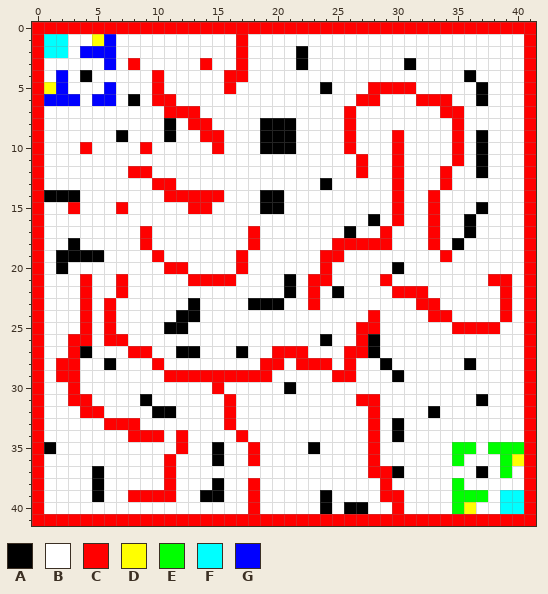
File history of a pixel-art sprite, Maturarbeit android project/app/src/main/res/drawable-nodpi/test_map_3.png. Above, as it was before the edit.
The file is 42x42 pixels. Colours within 5 levels of each other are drawn and written as one.
Palette (. is transparent): A #000000  B #ffffff  C #ff0000  D #ffff00  E #00ff00  F #00ffff  G #0000ff
Pixels before, first column x 0:
 0 CCCCCCCCCCCCCCCCCCCCCCCCCCCCCCCCCCCCCCCCCC
 1 CFFBBDGBBBBBBBBBBCBBBBBBBBBBBBBBBBBBBBBBBC
 2 CFFBGGGBBBBBBBBBBCBBBBABBBBBBBBBBBBBBBBBBC
 3 CBBBBBGBCBBBBBCBBCBBBBABBBBBBBBABBBBBBBBBC
 4 CBGBABBBBBCBBBBBCCBBBBBBBBBBBBBBBBBBABBBBC
 5 CDGBBBGBBBCBBBBBCBBBBBBBABBBCCCCBBBBBABBBC
 6 CGGGBGGBABCCBBBBBBBBBBBBBBBCCBBBCCCBBABBBC
 7 CBBBBBBBBBBCCCBBBBBBBBBBBBCBBBBBBBCCBBBBBC
 8 CBBBBBBBBBBABCCBBBBAAABBBBCBBBBBBBBCBBBBBC
 9 CBBBBBBABBBABBCCBBBAAABBBBCBBBCBBBBCBABBBC
10 CBBBCBBBBCBBBBBCBBBAAABBBBCBBBCBBBBCBABBBC
11 CBBBBBBBBBBBBBBBBBBBBBBBBBBCBBCBBBBCBABBBC
12 CBBBBBBBCCBBBBBBBBBBBBBBBBBCBBCBBBCBBABBBC
13 CBBBBBBBBBCCBBBBBBBBBBBBABBBBBCBBBCBBBBBBC
14 CAAABBBBBBBCCCCCBBBAABBBBBBBBBCBBCBBBBBBBC
15 CBBCBBBCBBBBBCCBBBBAABBBBBBBBBCBBCBBBABBBC
16 CBBBBBBBBBBBBBBBBBBBBBBBBBBBABCBBCBBABBBBC
17 CBBBBBBBBCBBBBBBBBCBBBBBBBABBCBBBCBBABBBBC
18 CBBABBBBBCBBBBBBBBCBBBBBBCCCCCBBBCBABBBBBC
19 CBAAAABBBBCBBBBBBCBBBBBBCCBBBBBBBBCBBBBBBC
20 CBABBBBBBBBCCBBBBCBBBBBBCBBBBBABBBBBBBBBBC
21 CBBBCBBCBBBBBCCCCBBBBABCCBBBBCBBBBBBBBCCBC
22 CBBBCBBCBBBBBBBBBBBBBABCBABBBBCCCBBBBBBCBC
23 CBBBCBCBBBBBBABBBBAAABBCBBBBBBBBCCBBBBBCBC
24 CBBBCBCBBBBBAABBBBBBBBBBBBBBCBBBBCCBBBBCBC
25 CBBBCBCBBBBAABBBBBBBBBBBBBBCCBBBBBBCCCCBBC
26 CBBCCBCCBBBBBBBBBBBBBBBBABBCABBBBBBBBBBBBC
27 CBBCABBBCCBBAABBBABBCCCBBBCCABBBBBBBBBBBBC
28 CBCCBBABBBCBBBBBBBBCCBCCCBCBBABBBBBBABBBBC
29 CBCCBBBBBBBCCCCCCCCCBBBBBCCBBBABBBBBBBBBBC
30 CBBCBBBBBBBBBBBCBBBBBABBBBBBBBBBBBBBBBBBBC
31 CBBCCBBBBABBBBBBCBBBBBBBBBBCCBBBBBBBBABBBC
32 CBBBCCBBBBAABBBBCBBBBBBBBBBBCBBBBABBBBBBBC
33 CBBBBBCCCBBBBBBBCBBBBBBBBBBBCBABBBBBBBBBBC
34 CBBBBBBBCCCBCBBBBCBBBBBBBBBBCBABBBBBBBBBBC
35 CABBBBBBBBBBCBBABBCBBBBABBBBCBBBBBBEEBEEEC
36 CBBBBBBBBBBCBBBABBCBBBBBBBBBCBBBBBBEBBBEDC
37 CBBBBABBBBBCBBBBBBBBBBBBBBBBCCABBBBBBABEBC
38 CBBBBABBBBBCBBBABBCBBBBBBBBBBCBBBBBEBBBBBC
39 CBBBBABBCCCCBBAABBCBBBBBABBBBCCBBBBEEEBFFC
40 CBBBBBBBBBBBBBBBBBCBBBBBABAABBCBBBBEDBBFFC
41 CCCCCCCCCCCCCCCCCCCCCCCCCCCCCCCCCCCCCCCCCC
Now the later version:
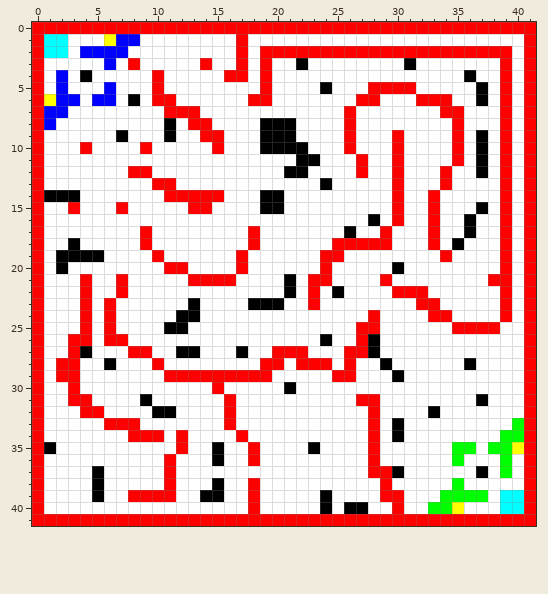
The exact change:
{"y":1,"x":5,"old":"DGBB","new":"BDGG"}
{"y":2,"x":7,"old":"B","new":"G"}
{"y":2,"x":19,"old":"BBBABBBBBBBBBBBBBBBBB","new":"CCCCCCCCCCCCCCCCCCCCC"}
{"y":3,"x":19,"old":"B","new":"C"}
{"y":3,"x":39,"old":"B","new":"C"}
{"y":4,"x":19,"old":"B","new":"C"}
{"y":4,"x":39,"old":"B","new":"C"}
{"y":5,"x":1,"old":"D","new":"B"}
{"y":5,"x":16,"old":"C","new":"B"}
{"y":5,"x":19,"old":"B","new":"C"}
{"y":5,"x":39,"old":"B","new":"C"}
{"y":6,"x":1,"old":"G","new":"D"}
{"y":6,"x":18,"old":"BB","new":"CC"}
{"y":6,"x":39,"old":"B","new":"C"}
{"y":7,"x":1,"old":"BB","new":"GG"}
{"y":7,"x":39,"old":"B","new":"C"}
{"y":8,"x":1,"old":"B","new":"G"}
{"y":8,"x":39,"old":"B","new":"C"}
{"y":9,"x":39,"old":"B","new":"C"}
{"y":10,"x":22,"old":"B","new":"A"}
{"y":10,"x":39,"old":"B","new":"C"}
{"y":11,"x":22,"old":"BB","new":"AA"}
{"y":11,"x":39,"old":"B","new":"C"}
{"y":12,"x":21,"old":"BB","new":"AA"}
{"y":12,"x":39,"old":"B","new":"C"}
{"y":13,"x":39,"old":"B","new":"C"}
{"y":14,"x":39,"old":"B","new":"C"}
{"y":15,"x":39,"old":"B","new":"C"}
{"y":16,"x":39,"old":"B","new":"C"}
{"y":17,"x":39,"old":"B","new":"C"}
{"y":18,"x":39,"old":"B","new":"C"}
{"y":19,"x":39,"old":"B","new":"C"}
{"y":20,"x":39,"old":"B","new":"C"}
{"y":33,"x":40,"old":"B","new":"E"}
{"y":34,"x":39,"old":"BB","new":"EE"}
{"y":35,"x":40,"old":"E","new":"D"}
{"y":36,"x":40,"old":"D","new":"B"}
{"y":39,"x":34,"old":"B","new":"E"}
{"y":40,"x":33,"old":"BBED","new":"EEDB"}
{"label":"changed","picture_box":[44,34,140,130]}
{"label":"changed","picture_box":[224,46,512,274]}
{"label":"changed","picture_box":[428,418,524,514]}
